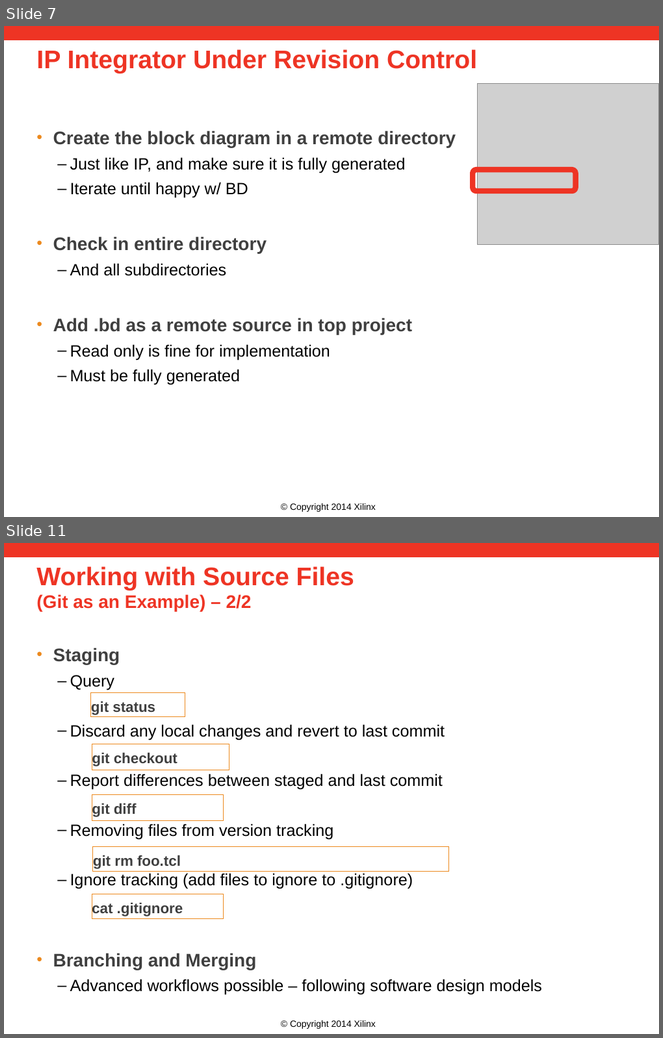
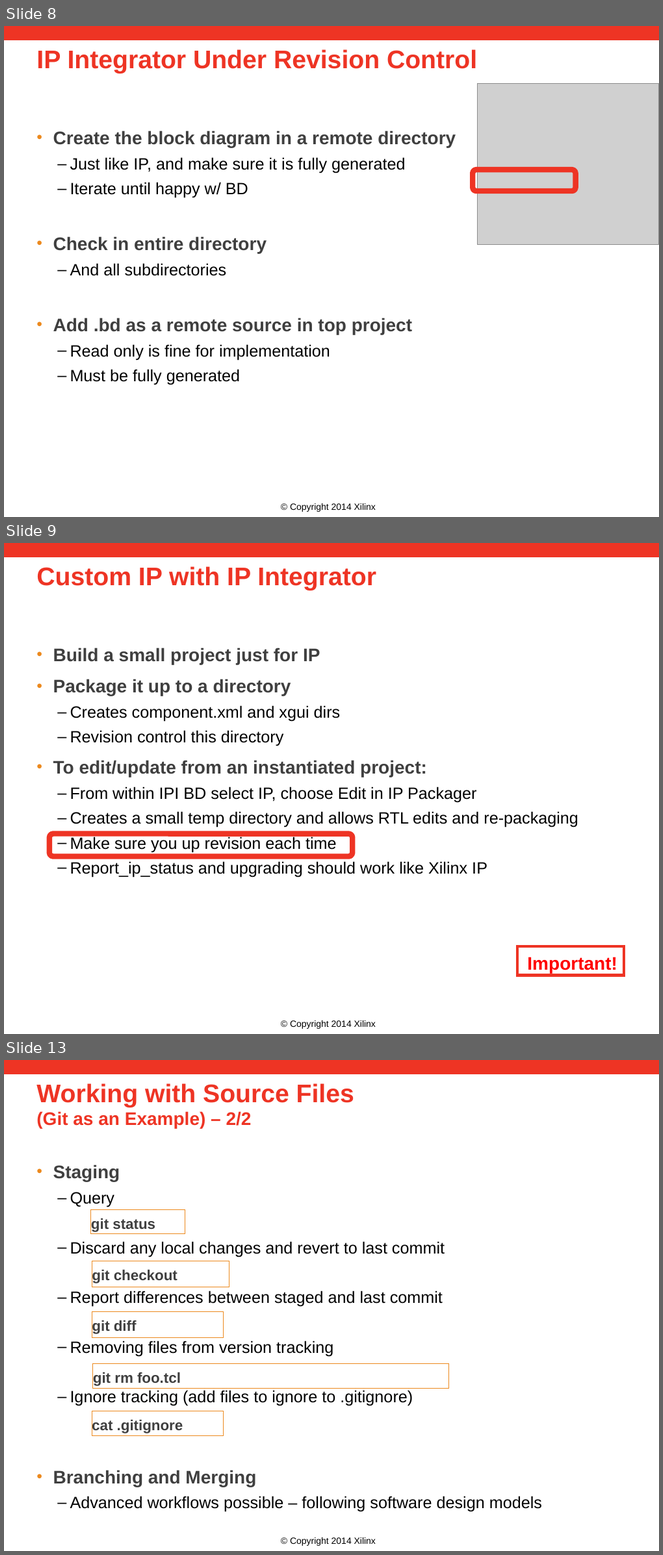
Before and after one commit to Xilinx/revCtrl, a slide deck: doc/versionControl.pptx. Shown one above the other, each under a label of ours: slides 7 and 11 before the commit, slides 8, 9 and 13 after it; the slides between them are not shown. The pictures are 663x1038 and 663x1555 pixels, drawn with LibreOffice and Linux fonts; fonts in the diff are those of the drawing; grey boxes stand for pictures; background and template pictures are left out. Boxes give left, top, right and bottom in pixels: in the first picture for what was removed or moved away, otherwise in the second. Text is boxed around its words. In the diff, an @@ line names an element or a change of style, - is before the commit and + after.

```diff
--- a/doc/versionControl.pptx
+++ b/doc/versionControl.pptx
@@ slide 9 added at bbox=[4, 543, 659, 1034], background #FFFFFF; not listed: 2 template elements that a slide beside it also shows @@
@@ title added at bbox=[36, 566, 376, 590], 28 pt, text #EE3424, bold @@
+Custom IP with IP Integrator
@@ text added at bbox=[53, 648, 579, 878], 18 pt, text #000000 @@
+• Build a small project just for IP
+• Package it up to a directory
+  – Creates component.xml and xgui dirs
+  – Revision control this directory
+• To edit/update from an instantiated project:
+  – From within IPI BD select IP, choose Edit in IP Packager
+  – Creates a small temp directory and allows RTL edits and re-packaging
+  – Make sure you up revision each time
+  – Report_ip_status and upgrading should work like Xilinx IP
@@ rounded rectangle added at bbox=[50, 834, 352, 857], outline #EE3424 6 pt @@
@@ rectangle added at bbox=[518, 947, 625, 975], outline #EE3424 3 pt, 20 pt, text #FF0000, bold @@
+Important!
@@ what was slide 7 is now slide 8 @@
@@ what was slide 11 is now slide 13 @@
```
Also in this commit, not shown: 10 slides changed, 5 other slides added, 1 slide removed.
